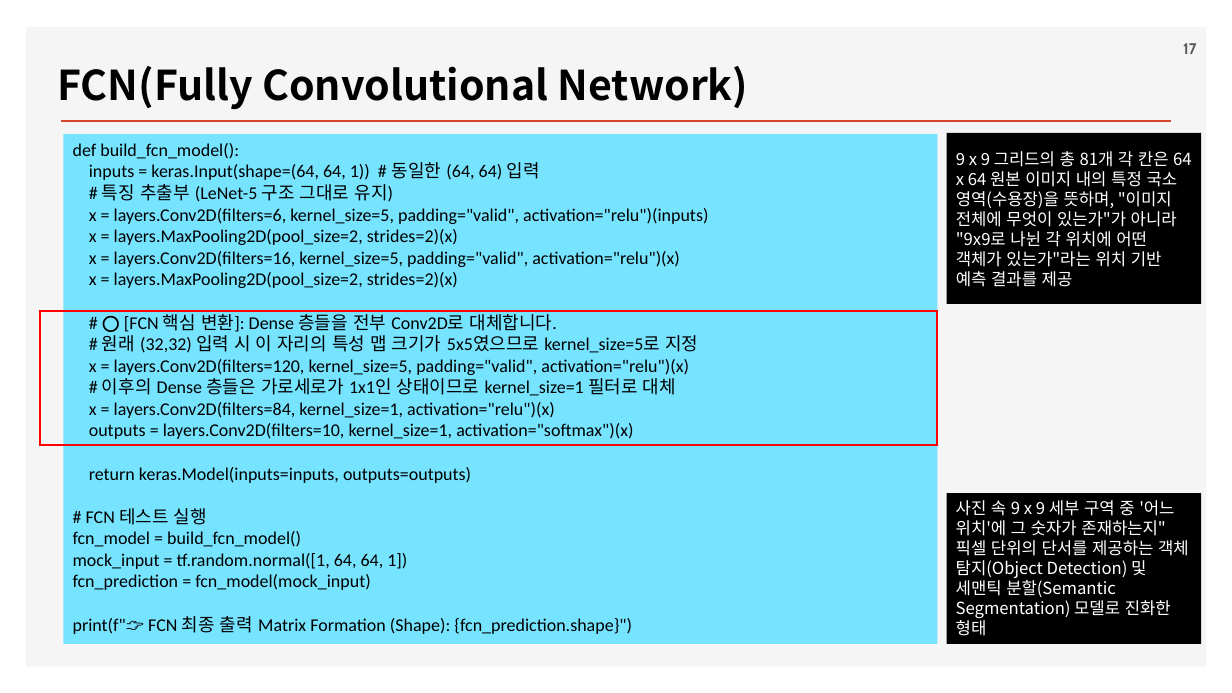
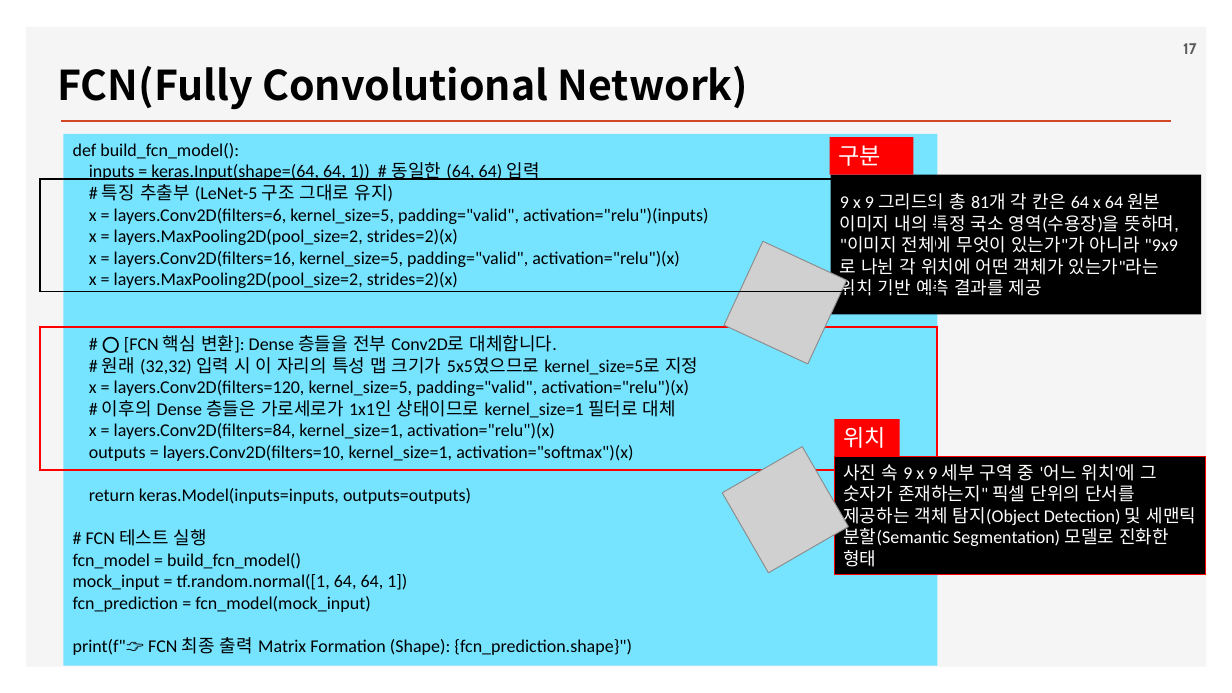
Before and after one commit to ancestor9/2026_Fall_Deep-Learning-with-Python, a slide deck: slide 17 of Chapter 11 Image segmentation.pptx. Drawn at 1232x693 pixels with LibreOffice and Linux fonts; fonts in the diff are those of the drawing; grey boxes stand for pictures; background and template pictures are left out. Boxes give left, top, right and bottom in pixels: in the first picture for what was removed or moved away, otherwise in the second. Text is boxed around its words. In the diff, an @@ line names an element or a change of style, - is before the commit and + after.

```diff
--- a/Chapter 11 Image segmentation.pptx
+++ b/Chapter 11 Image segmentation.pptx
@@ rectangle "def build_fcn_model():": place and size @@
-rectangle "def build_fcn_model():" at [64,134,938,644]
+rectangle "def build_fcn_model():" at [64,134,938,666]
@@ rectangle added at [830,138,914,175], fill #FF0000, 18 pt, text #FFFFFF @@
+구분
@@ rectangle added at [41,179,938,292], outline #000000 1.5 pt @@
@@ rectangle "9 x 9 그리드의 총 ...": place and size @@
-rectangle "9 x 9 그리드의 총 ..." at [946,133,1201,304]
+rectangle "9 x 9 그리드의 총 ..." at [831,175,1202,314]
@@ rectangle "9 x 9 그리드의 총 ..." at [831,175,1202,314]: size 13 to 14 pt, font Noto Sans CJK KR to Calibri @@
@@ picture added at [724,242,847,365] @@
@@ rectangle: place and size @@
-rectangle at [41,311,938,445]
+rectangle at [41,327,938,470]
@@ picture added at [722,447,849,573] @@
@@ rectangle added at [835,420,900,457], fill #FF0000, 18 pt, text #FFFFFF @@
+위치
@@ rectangle "사진 속 9 x 9 ...": place and size @@
-rectangle "사진 속 9 x 9 ..." at [946,494,1201,644]
+rectangle "사진 속 9 x 9 ..." at [835,457,1206,575]
@@ rectangle "사진 속 9 x 9 ..." at [835,457,1206,575]: size 13 to 14 pt, font Noto Sans CJK KR to Calibri; outline none to #FF0000 0.75 pt @@
```
Also in this commit, not shown: 2 other slides changed.
